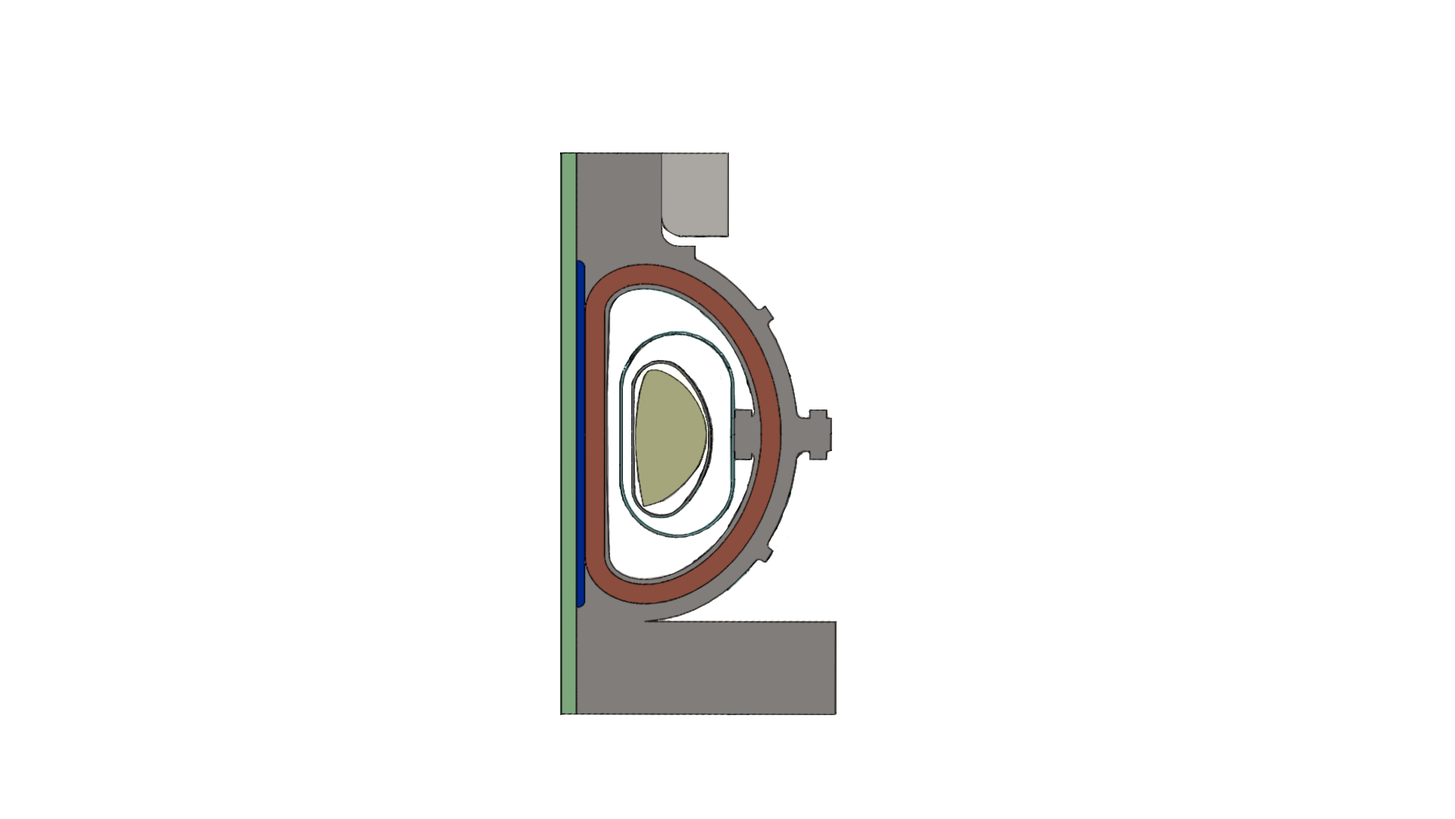
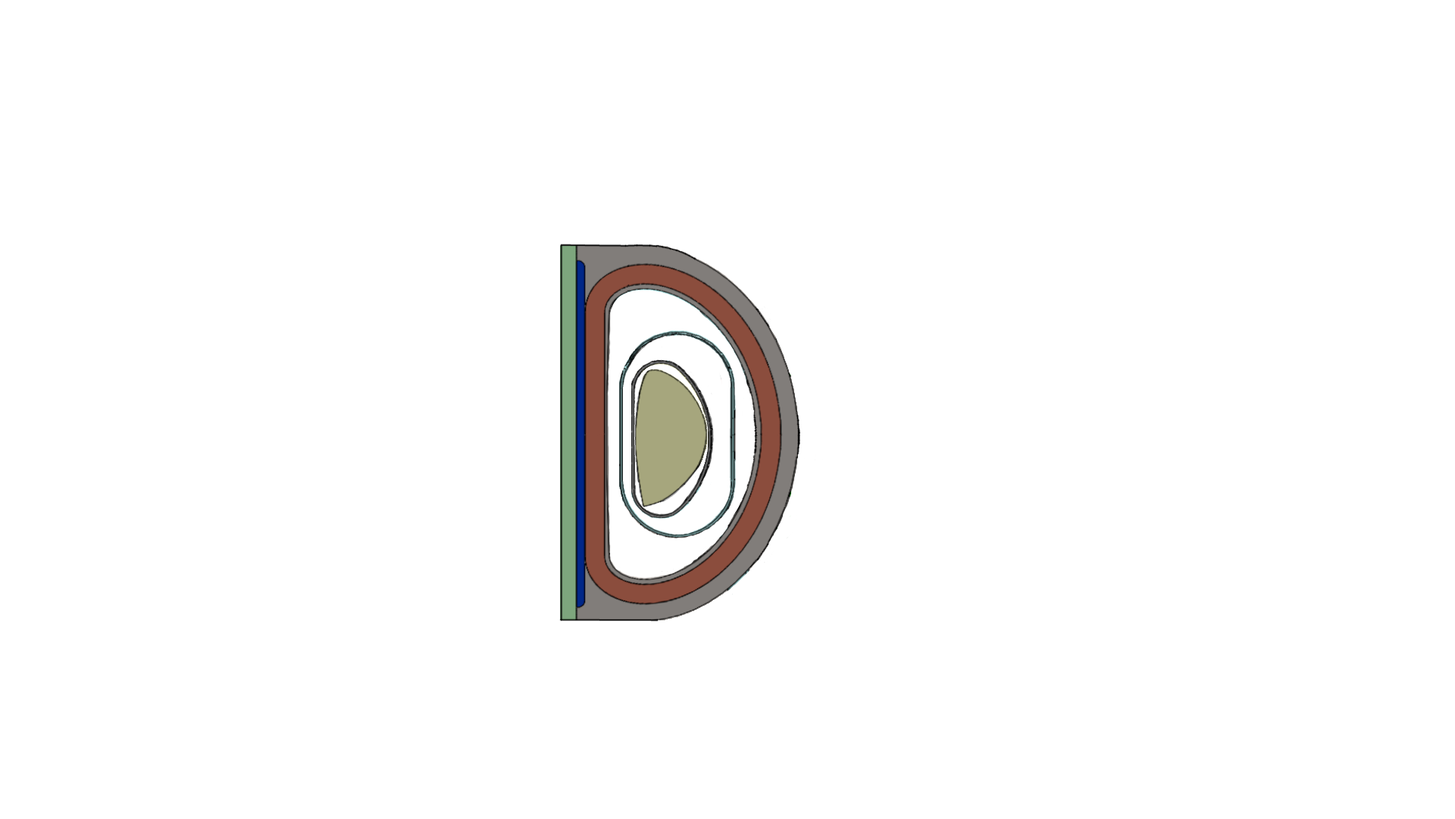
Two versions of the same layered image (1455x819). Layer-by-layer changes:
added layer "2D MOD" above "2D" over [559, 243, 833, 622]
renamed "cópia de Camada colada" to "2D", hid it over [560, 152, 837, 715]
